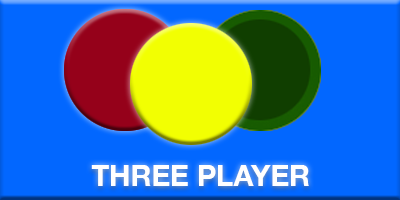
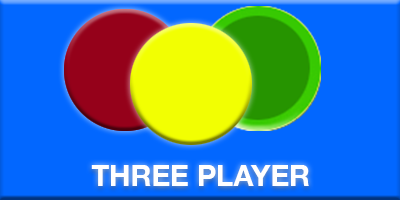
Layers edited between the first and the second 400x200 image:
added layer "coinG" above "Layer 4" over left=210, top=6, right=321, bottom=131
